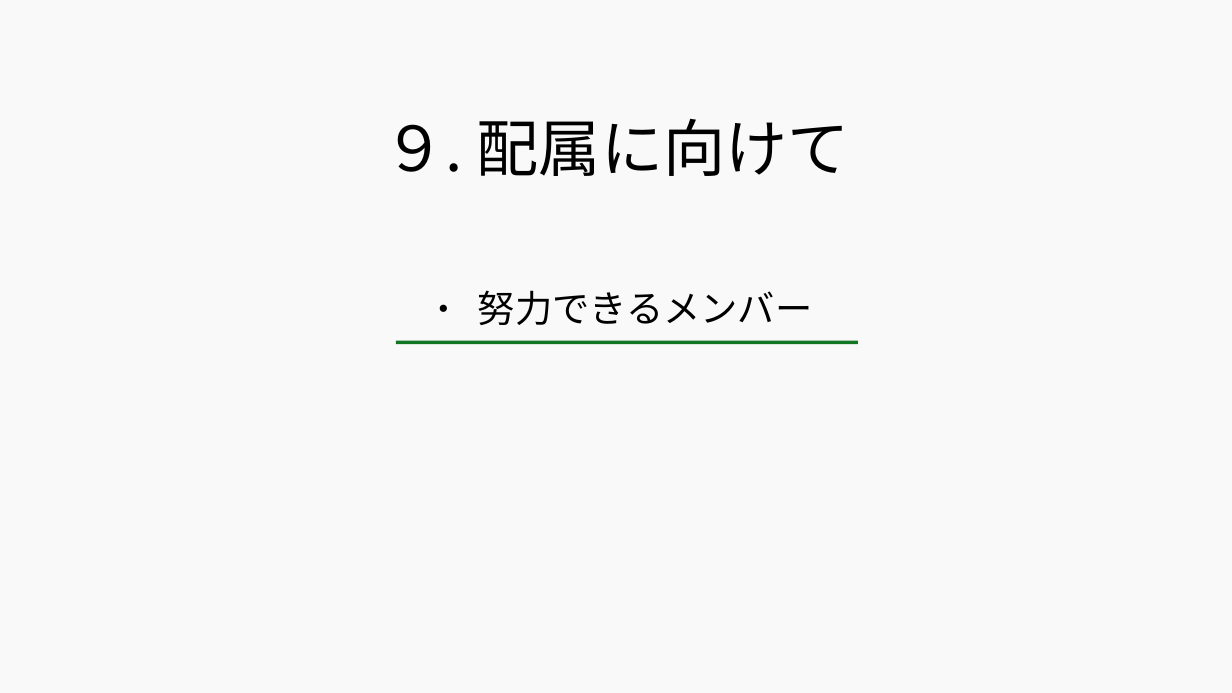
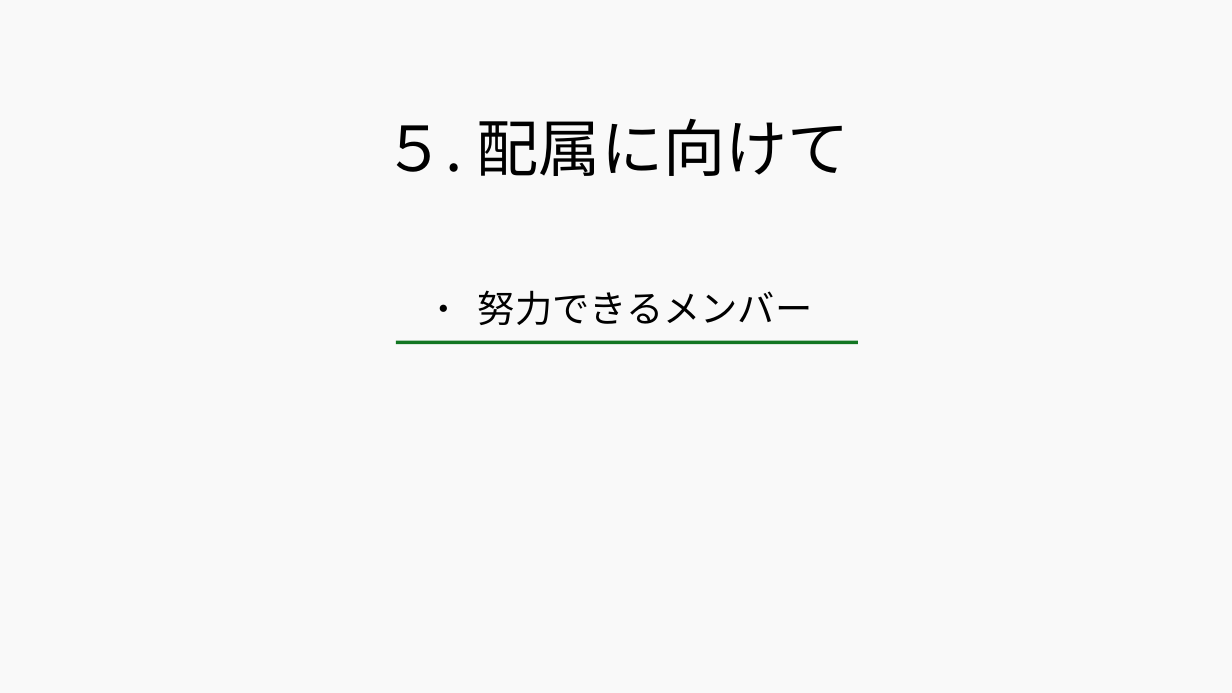
Before and after one commit to 2022java42-student008/LibraryProject, a slide deck: slide 7 of 図書管理システム - コピー.odp (slide 20 before the commit). Drawn at 1232x693 pixels with LibreOffice and Linux fonts; fonts in the diff are those of the drawing. Boxes give left, top, right and bottom in pixels: in the first picture for what was removed or moved away, otherwise in the second. Text is boxed around its words. In the diff, an @@ line names an element or a change of style, - is before the commit and + after.

```diff
--- a/図書管理システム - コピー.odp
+++ b/図書管理システム - コピー.odp
@@ title at <box>384,118,849,176</box>: text changed @@
-９. 配属に向けて
+５. 配属に向けて
```
Also in this commit, not shown: 5 other slides changed, 13 slides removed, 4 other files.
